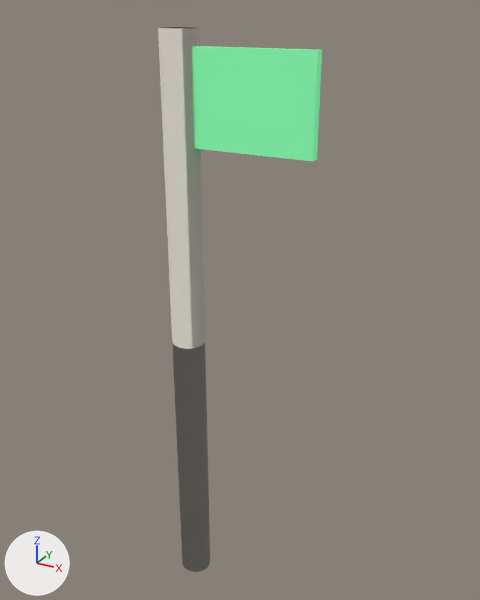
What one commit did to the glTF model apps/flutter3d_editor/assets/templates/platformer/model.checkpoint.glb.
Rendered twice from a camera (50 mm lens) standing at (1.2, -1.8, 1.1) and looking at (0.17, 0.07, 0.17). The axes (+X, +Y, +Z) are drawn at lower left. The lights are the same throughout. The older version comes first.

Names of what the first picture shows: 'checkpoint'.
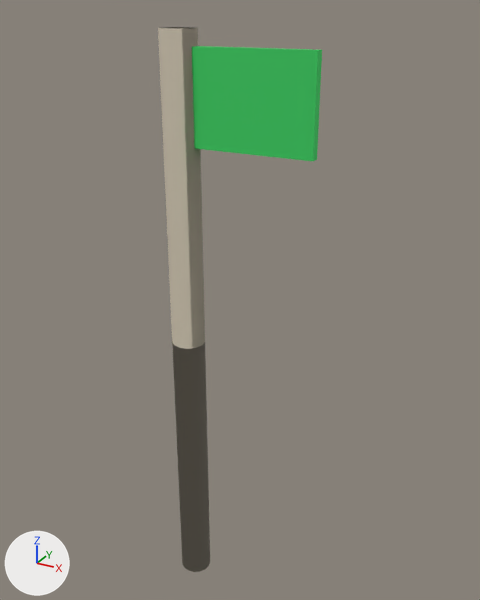
The edits, one by one:
Material 'Material_0' (mat_material_0) changes colour from white #e5dfd4 to light grey #c7bda8; in linear values from (0.78, 0.74, 0.66) to (0.571, 0.507, 0.393).
Material 'Material_1' (mat_material_1) changes colour from green #7ce1a0 to green #33bf59; in linear values from (0.2, 0.75, 0.35) to (0.0332, 0.522, 0.101).
In material 'Material_1' (mat_material_1), emission_color goes from (0.0601, 0.3, 0.12) (green #459561) to (0.00488, 0.0732, 0.0134) (dark green #0f4c1f).

Where the change shows, as pixel boxes [x1, y1, x2, y2] in the pictures (480 x 600 px):
'checkpoint', recoloured (darker): [158, 27, 322, 572] in both
